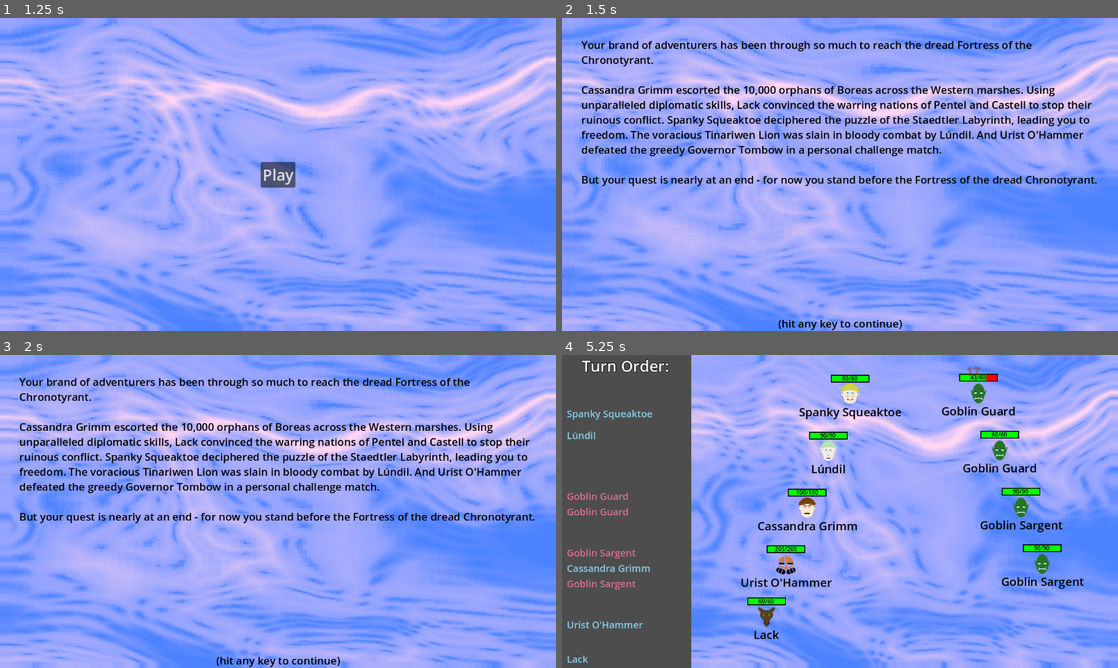
Above: before the commit, frames 1-4 (two rows, left to right).
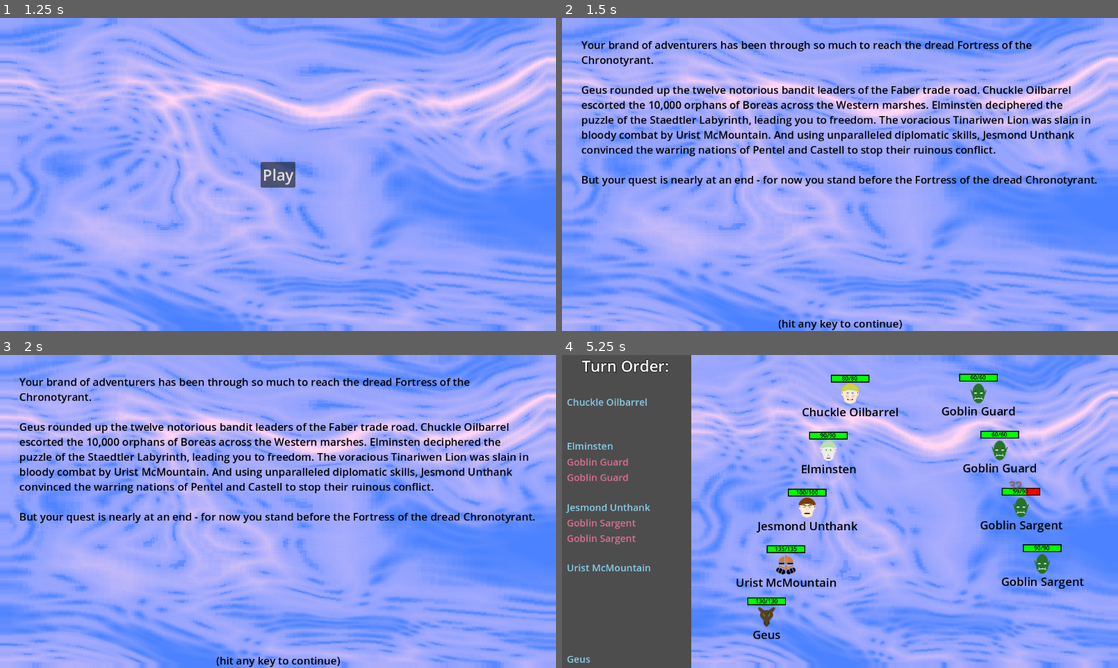
Above: after the commit, the same moments.

Repository: Habidakus/wild-jam-78-erase
Game: Godot game, scene res://Scenes/main.tscn
The game is run twice, just before and just after one commit, with the same random seed, the same clock (stepped at 60 frames per second) and the same inputs. The engine's default icon, where the game draws it, is replaced by a stand-in: a white triangle on a blue panel in a dark square.
Inputs (mouse positions are in pixels of both pictures, inside the frame that each line leads up to):
- Up to frame 1 (1.25 s): tap Enter at 0.5 s; move the mouse to (400, 158) at 0.52 s; click (400, 158) at 0.67 s
- Up to frame 2 (1.5 s): click "Play" at 1.25 s
- Up to frame 3 (2 s): no input
- Up to frame 4 (5.25 s): tap Enter at 2, 3.5 s; move the mouse to (728, 527) at 2.02 s; click (728, 527) at 2.17 s; move the mouse to (895, 442) at 2.77 s; click (895, 442) at 2.92 s; move the mouse to (812, 574) at 3.52 s; click (812, 574) at 3.67 s; click "Backstab" (after the commit: "Smash") at 4.25 s; move the mouse to (1006, 558) at 5.02 s; click (1006, 558) at 5.17 s

Frame 1 is identical in both runs. In frame 2, 6.8% of the frame differs, in the area x 3-96%, y 21-45%; in frame 3, 6.8%; in frame 4, 3.6%.

Commit message:
Six nodes deep on the path

Diff:
--- a/Scripts/game.gd
+++ b/Scripts/game.gd
@@ -9,7 +9,7 @@
 var game_state : EGameState = null
 
 const calculation_depth : int = 7 # This is how many look aheads the min-max engine computes
-const path_depth : int = 3 # 6 This is how many encounters before the chronotyrant
+const path_depth : int = 6 # 6 This is how many encounters before the chronotyrant
 const path_width : int = 4
 
 # Called when the node enters the scene tree for the first time.
